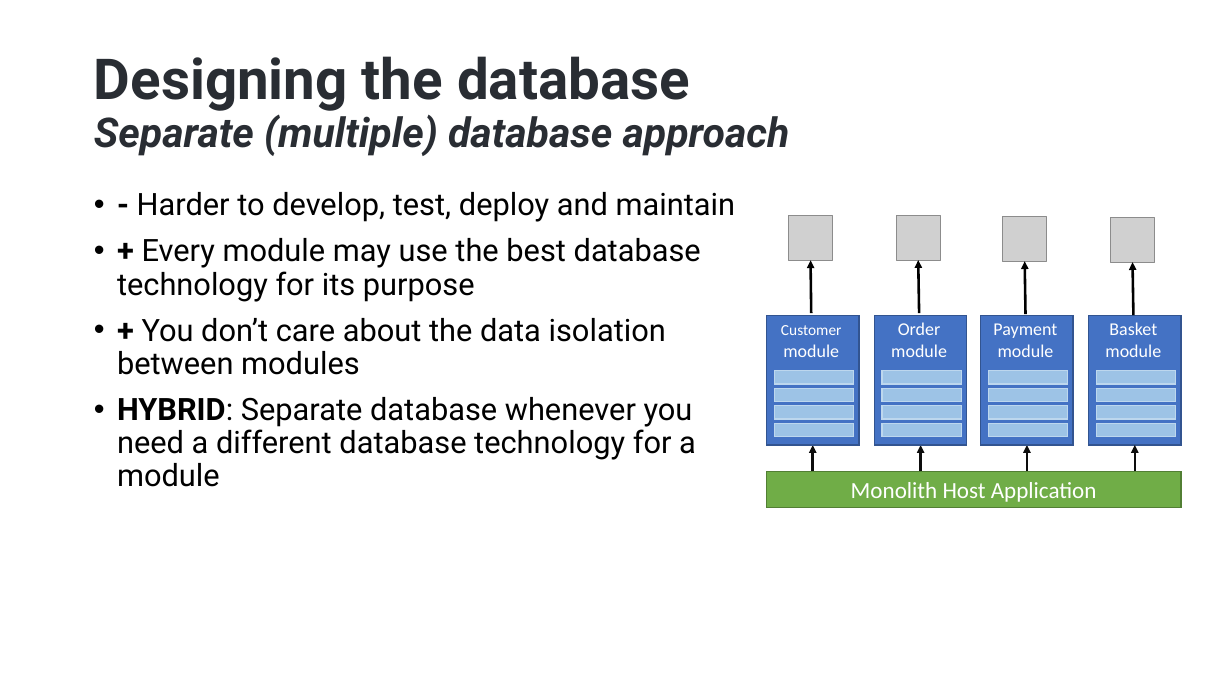
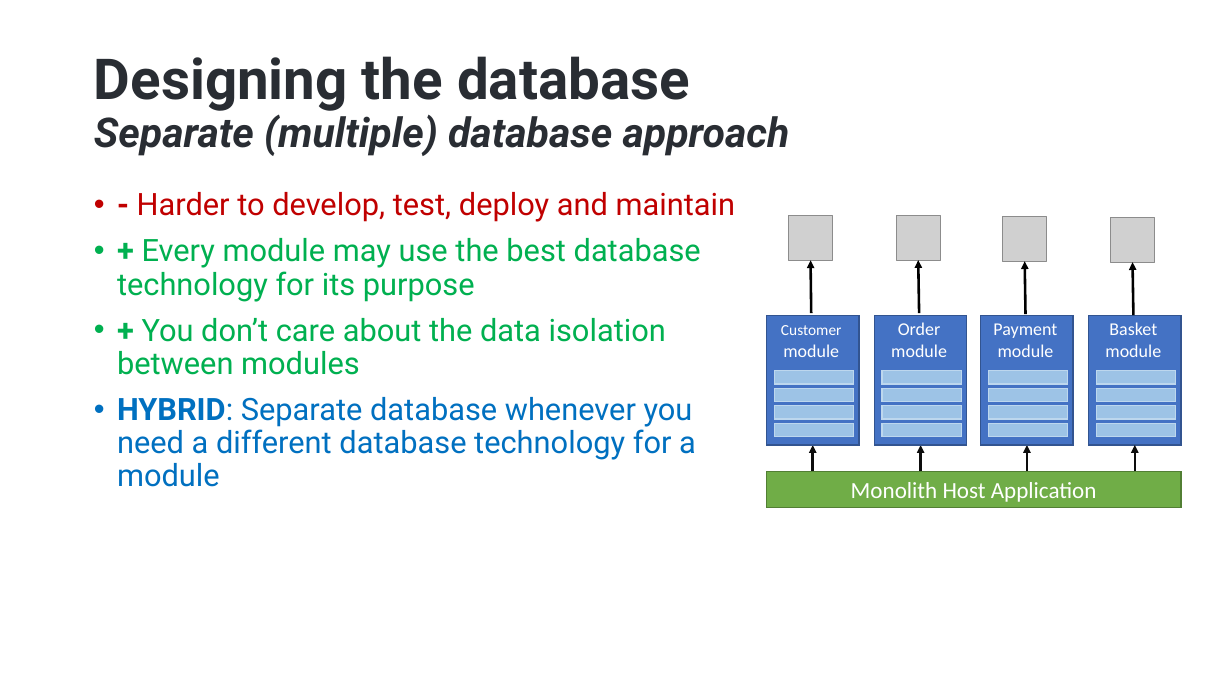
Before and after one commit to hikalkan/presentations, a slide deck: slide 19 of 2025-04-16 Roma Designing Monolith First For Microservices/Monolith First Presentation.pptx. Drawn at 1232x693 pixels with LibreOffice and Linux fonts; fonts in the diff are those of the drawing; grey boxes stand for pictures; background and template pictures are left out. Boxes give left, top, right and bottom in pixels: in the first picture for what was removed or moved away, otherwise in the second. Text is boxed around its words. In the diff, an @@ line names an element or a change of style, - is before the commit and + after.

```diff
--- a/2025-04-16 Roma Designing Monolith First For Microservices/Monolith First Presentation.pptx
+++ b/2025-04-16 Roma Designing Monolith First For Microservices/Monolith First Presentation.pptx
@@ text "- Harder to develop, test, ..." at <box>117,192,736,487</box>: text colour #000000 to #C00000 in "- Harder to develop, test, deploy and ..."; text colour #000000 to #00B050 in "+ Every module may use the best ...", "+ You don’t care about the data ..."; text colour #000000 to #0070C0 in "HYBRID: Separate database whenever you need a ..." @@
```
Also in this commit, not shown: 4 other slides changed.
